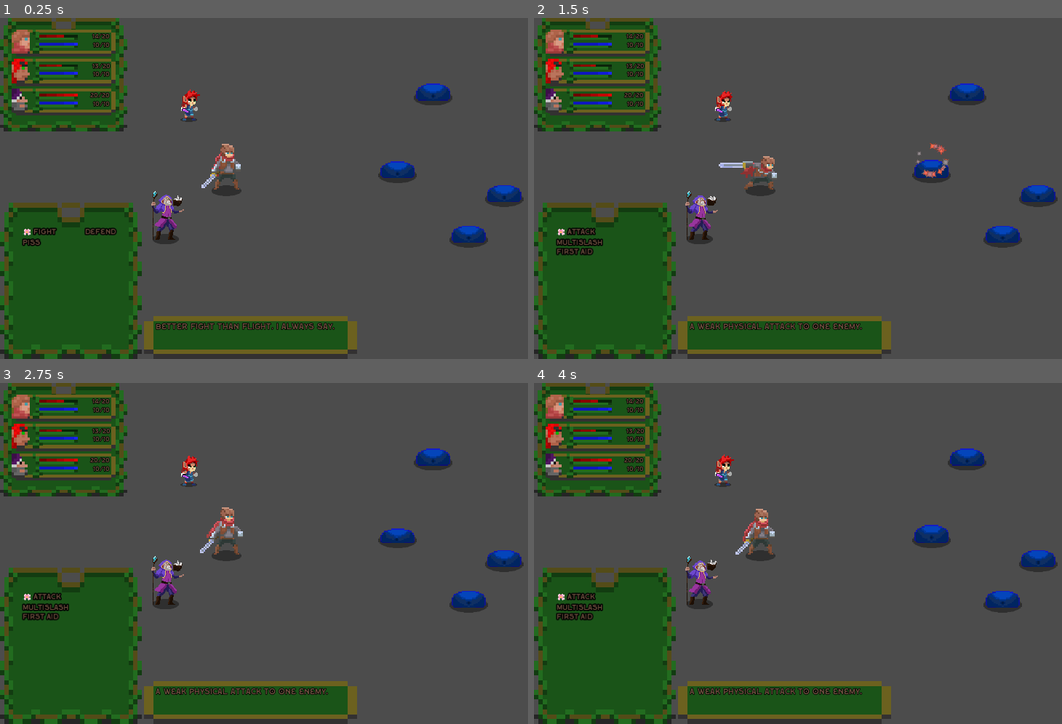
Above: before the commit, frames 1-4 (two rows, left to right).
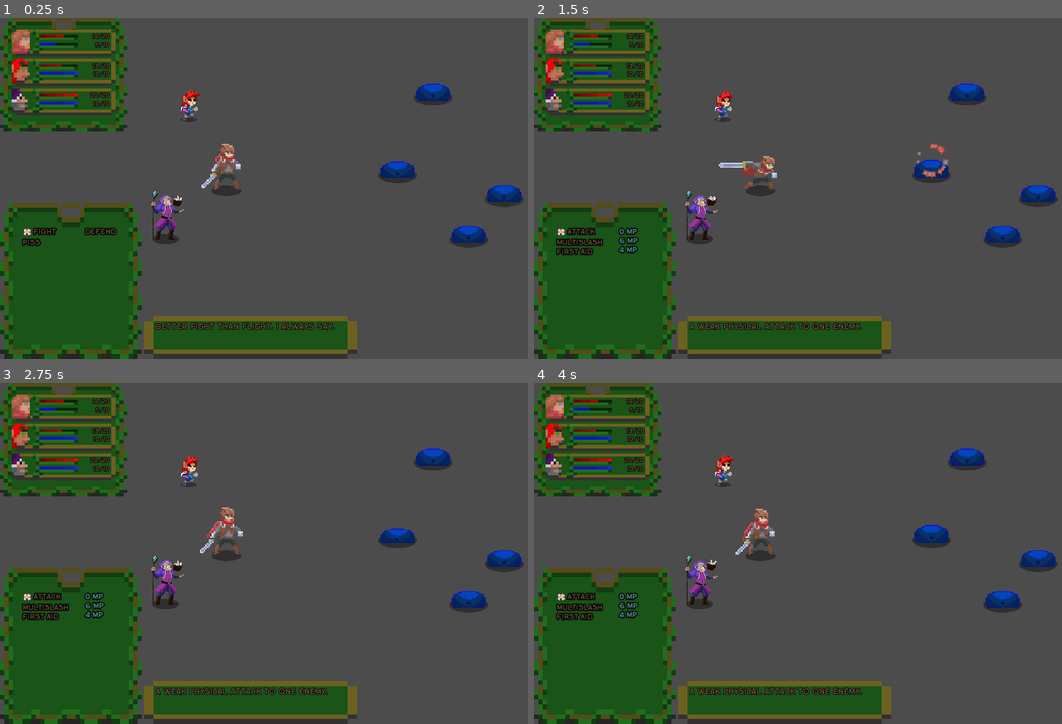
Above: after the commit, the same moments.

Repository: Vodyanik-monkas/Turn-Based-Prototype
Game: Godot game, scene res://Main.tscn
Same seed, same stepped clock (60 frames per second), same inputs: the game is played once before the commit and once after it. The project has no main scene, so this scene is started directly.
Inputs:
- Up to frame 1 (0.25 s): no input
- Up to frame 2 (1.5 s): tap Enter (ui_accept) at 0.5, 0.6, 0.77, 1.07, 1.35 s; hold Right (ui_right) 0.53-1.28 s; hold Down (ui_down) from 1.28 s (still down)
- Up to frame 3 (2.75 s): tap Enter (ui_accept) at 1.52, 1.82, 2.1 s; release Down (ui_down) at 2.03 s; hold Right (ui_right) from 2.03 s (still down)
- Up to frame 4 (4 s): release Right (ui_right) at 2.78 s; hold Up (ui_up) 2.78-3.53 s; tap Enter (ui_accept) at 2.85, 3.02, 3.32, 3.6, 3.77 s; hold Left (ui_left) from 3.53 s (still down)

The runs differ from the first frame. In frame 1, less than 0.1% of the frame differs, in the area x 10-19%, y 7-9%; in frame 2, 0.3%, in the area x 10-20%, y 7-70%; in frame 3, 0.3%; in frame 4, 0.3%.

Commit message:
Moved StateMachine from HUD into the Main scene

Diff:
--- a/Actors/BaseNode/Skills.gd
+++ b/Actors/BaseNode/Skills.gd
@@ -2,7 +2,7 @@
 
 var option_list = {
 	fight = {
-		"next_state": "OpenSkills",
+		"next_state": "SkillMenu",
 		"tooltip": "Better fight than flight, I always say."
 	},
 	defend = {
--- a/Actors/Enemies/Enemy.gd
+++ b/Actors/Enemies/Enemy.gd
@@ -35,6 +35,7 @@
 
 	if scope == "all":
 		for character in $Party.get_children():
+			print("occuring")
 			character.cursor_active()
 			current_targets.append(character.get_index())
 	elif scope == "single":
--- a/Actors/Player/Noble.tscn
+++ b/Actors/Player/Noble.tscn
@@ -44,6 +44,7 @@
 
 [node name="Stats" parent="." index="0"]
 current_health = 14
+current_mana = 5
 
 [node name="Shadow" parent="." index="2"]
 position = Vector2( -0.556793, 14.143 )
--- a/Main.gd
+++ b/Main.gd
@@ -10,10 +10,20 @@
 
 		$HUD.set_character_panel(i, s, p)
 
-func _on_HUD_new_turn(turn: int) -> void:
-	$HUD.set_combat_dialogue_box($Player.get_skillset().option_list)
+func _on_Player_health_changed(character_index: int, current_health: int, max_health: int) -> void:
+	$HUD.update_character_panel("health", character_index, current_health, max_health)
 
-func _on_HUD_new_menu(menu: String) -> void:
+func _on_Player_mana_changed(character_index: int, current_health: int, max_health: int) -> void:
+	$HUD.update_character_panel("mana", character_index, current_health, max_health)
+
+func _on_StateMachine_change_target(increment) -> void:
+	var skill = $HUD.get_hovered_option()
+	get_node(skill["target"]).target(skill["scope"], increment)
+
+func _on_StateMachine_move_cursor(direction: Vector2) -> void:
+	$HUD.move_cursor(direction.x, direction.y)
+
+func _on_StateMachine_new_menu(menu: String) -> void:
 	get_tree().call_group("options", "queue_free")
 	yield(get_tree(), "idle_frame")
 
@@ -22,24 +32,35 @@
 	if menu == "option":
 		$HUD.set_combat_dialogue_box($Player.get_skillset().option_list, menu)
 
-func _on_HUD_target_select(target: String, scope: String, increment: int) -> void:
-	get_node(target).target(scope, increment)
+func _on_StateMachine_option_selected():
+	var selected_option = $HUD.get_hovered_option()
+	if !selected_option.empty():
+		$StateMachine.change_to(selected_option["next_state"])
 
-func _on_HUD_unselect_all() -> void:
+func _on_StateMachine_unselect_all() -> void:
 	$Player.unselect()
 	$Enemy.unselect()
 
-func _on_HUD_use_skill(skill: Dictionary) -> void:
+func _on_StateMachine_use_skill() -> void:
+	var skill = $HUD.get_hovered_option()
+
+	var attacker
 	var attacker_stats
 	var defenders
 	var targeted_group = get_node(skill["target"])
 
 	if is_player_turn:
-		attacker_stats = $Player.get_stats($Player.active_character)
-		$Player.run_animation($Player.active_character, skill["animation"])
-		$Player.change_mana($Player.active_character, -skill["mana_cost"])
+		attacker = $Player
 	else:
-		attacker_stats = $Enemy.get_stats(0)
+		attacker = $Enemy
+
+	attacker_stats = attacker.get_stats(attacker.active_character)
+	if attacker_stats.current_mana < skill["mana_cost"]:
+		$StateMachine.back()
+		return
+
+	attacker.run_animation(attacker.active_character, skill["animation"])
+	attacker.change_mana(attacker.active_character, -skill["mana_cost"])
 
 	defenders = targeted_group.current_targets
 	for defender in defenders:
@@ -72,12 +93,6 @@
 
 		targeted_group.set_and_run_fx(defender, skill["particle_fx"])
 
-func _on_Player_health_changed(character_index: int, current_health: int, max_health: int) -> void:
-	$HUD.update_character_panel("health", character_index, current_health, max_health)
-
-func _on_Player_mana_changed(character_index: int, current_health: int, max_health: int) -> void:
-	$HUD.update_character_panel("mana", character_index, current_health, max_health)
-
 func calculate_damage(skill: Dictionary, attacking_stat: int, defending_stat: int) -> int:
 	if does_it_hit(skill["accuracy"]):
 		return 0
--- a/Main.tscn
+++ b/Main.tscn
@@ -1,9 +1,10 @@
-[gd_scene load_steps=5 format=2]
+[gd_scene load_steps=6 format=2]
 
 [ext_resource path="res://UI/HUD.tscn" type="PackedScene" id=1]
 [ext_resource path="res://Actors/Player/Player.tscn" type="PackedScene" id=2]
 [ext_resource path="res://Main.gd" type="Script" id=3]
 [ext_resource path="res://Actors/Enemies/Enemy.tscn" type="PackedScene" id=4]
+[ext_resource path="res://StateMachine/MainStateMachine/MainFSM.tscn" type="PackedScene" id=5]
 
 [node name="Main" type="Node"]
 script = ExtResource( 3 )
@@ -14,10 +15,14 @@
 [node name="Enemy" parent="." instance=ExtResource( 4 )]
 
 [node name="HUD" parent="." instance=ExtResource( 1 )]
+
+[node name="StateMachine" parent="." instance=ExtResource( 5 )]
 [connection signal="health_changed" from="Player" to="." method="_on_Player_health_changed"]
 [connection signal="mana_changed" from="Player" to="." method="_on_Player_mana_changed"]
-[connection signal="new_menu" from="HUD" to="." method="_on_HUD_new_menu"]
-[connection signal="new_turn" from="HUD" to="." method="_on_HUD_new_turn"]
-[connection signal="target_select" from="HUD" to="." method="_on_HUD_target_select"]
-[connection signal="unselect_all" from="HUD" to="." method="_on_HUD_unselect_all"]
 [connection signal="use_skill" from="HUD" to="." method="_on_HUD_use_skill"]
+[connection signal="change_target" from="StateMachine" to="." method="_on_StateMachine_change_target"]
+[connection signal="move_cursor" from="StateMachine" to="." method="_on_StateMachine_move_cursor"]
+[connection signal="new_menu" from="StateMachine" to="." method="_on_StateMachine_new_menu"]
+[connection signal="option_selected" from="StateMachine" to="." method="_on_StateMachine_option_selected"]
+[connection signal="unselect_all" from="StateMachine" to="." method="_on_StateMachine_unselect_all"]
+[connection signal="use_skill" from="StateMachine" to="." method="_on_StateMachine_use_skill"]
--- /dev/null
+++ b/StateMachine/MainStateMachine/MainFSM.gd
@@ -0,0 +1,26 @@
+extends StateMachine
+
+signal change_target
+signal move_cursor
+signal new_menu
+signal option_selected
+signal use_skill
+signal unselect_all
+
+func _on_CommitAction_use_skill() -> void:
+	emit_signal("use_skill")
+
+func _on_Menu_State_move_cursor(direction: Vector2) -> void:
+	emit_signal("move_cursor", direction)
+
+func _on_Menu_State_new_menu(menu_name: String) -> void:
+	emit_signal("new_menu", menu_name)
+
+func _on_Menu_State_option_selected() -> void:
+	emit_signal("option_selected")
+
+func _on_SelectTarget_change_target(increment: int = 0) -> void:
+	emit_signal("change_target", increment)
+
+func _on_SelectTarget_unselect_all() -> void:
+	emit_signal("unselect_all")
--- /dev/null
+++ b/StateMachine/MainStateMachine/MainFSM.tscn
@@ -0,0 +1,43 @@
+[gd_scene load_steps=9 format=2]
+
+[ext_resource path="res://StateMachine/MainStateMachine/MainFSM.gd" type="Script" id=1]
+[ext_resource path="res://UI/UIfsm/CommitAction.gd" type="Script" id=2]
+[ext_resource path="res://UI/UIfsm/NextTurn.gd" type="Script" id=3]
+[ext_resource path="res://UI/UIfsm/SkillMenu.gd" type="Script" id=4]
+[ext_resource path="res://UI/UIfsm/SelectTarget.gd" type="Script" id=5]
+[ext_resource path="res://UI/UIfsm/OptionMenu.gd" type="Script" id=6]
+[ext_resource path="res://UI/UIfsm/InventoryMenu.gd" type="Script" id=7]
+[ext_resource path="res://StateMachine/MainStateMachine/StockMenu.gd" type="Script" id=8]
+
+[node name="StateMachine" type="Node"]
+script = ExtResource( 1 )
+
+[node name="OptionMenu" type="Node" parent="."]
+script = ExtResource( 6 )
+
+[node name="SkillMenu" type="Node" parent="."]
+script = ExtResource( 4 )
+
+[node name="InventoryMenu" type="Node" parent="."]
+script = ExtResource( 7 )
+
+[node name="StockMenu" type="Node" parent="."]
+script = ExtResource( 8 )
+
+[node name="SelectTarget" type="Node" parent="."]
+script = ExtResource( 5 )
+
+[node name="CommitAction" type="Node" parent="."]
+script = ExtResource( 2 )
+
+[node name="NextTurn" type="Node" parent="."]
+script = ExtResource( 3 )
+[connection signal="move_cursor" from="OptionMenu" to="." method="_on_Menu_State_move_cursor"]
+[connection signal="new_menu" from="OptionMenu" to="." method="_on_Menu_State_new_menu"]
+[connection signal="option_selected" from="OptionMenu" to="." method="_on_Menu_State_option_selected"]
+[connection signal="move_cursor" from="SkillMenu" to="." method="_on_Menu_State_move_cursor"]
+[connection signal="new_menu" from="SkillMenu" to="." method="_on_Menu_State_new_menu"]
+[connection signal="option_selected" from="SkillMenu" to="." method="_on_Menu_State_option_selected"]
+[connection signal="change_target" from="SelectTarget" to="." method="_on_SelectTarget_change_target"]
+[connection signal="unselect_all" from="SelectTarget" to="." method="_on_SelectTarget_unselect_all"]
+[connection signal="use_skill" from="CommitAction" to="." method="_on_CommitAction_use_skill"]
--- a/UI/UIfsm/OpenInventory.gd
+++ b/StateMachine/MainStateMachine/StockMenu.gd
@@ -3,7 +3,7 @@
 var fsm: StateMachine
 
 func enter():
-	print("Hello from OpenInventory")
+	print("Hello from StockMenu")
 
 func exit(next_state):
 	fsm.change_to(next_state)
--- a/UI/Buttons/Action.gd
+++ b/UI/Buttons/Action.gd
@@ -2,11 +2,14 @@
 
 var id = "name"
 
-func _ready():
+func _ready() -> void:
 	$Label.text = id.capitalize()
 
-func set_cursor_active():
+func set_color(color: Color) -> void:
+	$Label.set("custom_colors/font_color", color)
+
+func set_cursor_active() -> void:
 	$Selected.show()
 
-func set_cursor_inactive():
+func set_cursor_inactive() -> void:
 	$Selected.hide()
--- a/UI/Buttons/Action.tscn
+++ b/UI/Buttons/Action.tscn
@@ -17,8 +17,9 @@
 [node name="Action" type="HBoxContainer" groups=[
 "options",
 ]]
-margin_right = 50.0
+margin_right = 263.0
 margin_bottom = 14.0
+size_flags_horizontal = 3
 theme = SubResource( 2 )
 script = ExtResource( 3 )
 __meta__ = {
--- a/UI/Dialogue Box/NewCombatDialogueBox.gd
+++ b/UI/Dialogue Box/NewCombatDialogueBox.gd
@@ -3,10 +3,13 @@
 signal set_active_option
 
 func initialize_combat_dialogue_box(options_list: Dictionary, menu: String, columns: int):
-	$ToolTipBox/MarginContainer/OptionMenu.initialize_option_menu(options_list, menu, columns)
+	$OptionPanel/Margins/OptionMenu.initialize_option_menu(options_list, menu, columns)
 
 func move_cursor(direction_x: int, direction_y: int):
-	$ToolTipBox/MarginContainer/OptionMenu.move_cursor(direction_x, direction_y)
+	$OptionPanel/Margins/OptionMenu.move_cursor(direction_x, direction_y)
+
+func get_hovered_option() -> Dictionary:
+	return $OptionPanel/Margins/OptionMenu.get_hovered_button_dictionary()
 
 func _on_OptionMenu_active_option(id: Dictionary):
 	emit_signal("set_active_option", id)
--- a/UI/Dialogue Box/NewCombatDialogueBox.tscn
+++ b/UI/Dialogue Box/NewCombatDialogueBox.tscn
@@ -34,7 +34,7 @@
 "_edit_use_anchors_": false
 }
 
-[node name="ToolTipBox" type="NinePatchRect" parent="."]
+[node name="OptionPanel" type="NinePatchRect" parent="."]
 margin_right = 250.0
 margin_bottom = 275.0
 rect_min_size = Vector2( 250, 275 )
@@ -43,7 +43,7 @@
 theme = SubResource( 2 )
 texture = ExtResource( 3 )
 
-[node name="MarginContainer" type="MarginContainer" parent="ToolTipBox"]
+[node name="Margins" type="MarginContainer" parent="OptionPanel"]
 anchor_right = 1.0
 anchor_bottom = 1.0
 custom_constants/margin_right = 40
@@ -54,7 +54,7 @@
 "_edit_use_anchors_": false
 }
 
-[node name="OptionMenu" type="HBoxContainer" parent="ToolTipBox/MarginContainer"]
+[node name="OptionMenu" type="HBoxContainer" parent="OptionPanel/Margins"]
 margin_left = 40.0
 margin_top = 45.0
 margin_right = 210.0
@@ -63,12 +63,12 @@
 script = ExtResource( 6 )
 option_buttons = ExtResource( 5 )
 
-[node name="Column1" type="VBoxContainer" parent="ToolTipBox/MarginContainer/OptionMenu"]
+[node name="Column1" type="VBoxContainer" parent="OptionPanel/Margins/OptionMenu"]
 margin_right = 100.0
 margin_bottom = 190.0
 rect_min_size = Vector2( 100, 0 )
 
-[node name="Column2" type="VBoxContainer" parent="ToolTipBox/MarginContainer/OptionMenu"]
+[node name="Column2" type="VBoxContainer" parent="OptionPanel/Margins/OptionMenu"]
 margin_left = 110.0
 margin_right = 170.0
 margin_bottom = 190.0
@@ -86,7 +86,7 @@
 expand = true
 script = ExtResource( 8 )
 
-[node name="MarginContainer" type="MarginContainer" parent="ToolTip"]
+[node name="Margins" type="MarginContainer" parent="ToolTip"]
 anchor_right = 1.0
 anchor_bottom = 1.0
 custom_constants/margin_right = 18
@@ -97,7 +97,7 @@
 "_edit_use_anchors_": false
 }
 
-[node name="Label" type="RichTextLabel" parent="ToolTip/MarginContainer"]
+[node name="Label" type="RichTextLabel" parent="ToolTip/Margins"]
 margin_left = 20.0
 margin_top = 10.0
 margin_right = 368.0
@@ -109,5 +109,4 @@
 __meta__ = {
 "_edit_use_anchors_": false
 }
-[connection signal="active_option" from="ToolTipBox/MarginContainer/OptionMenu" to="." method="_on_OptionMenu_active_option"]
-[connection signal="set_tooltip" from="ToolTipBox/MarginContainer/OptionMenu" to="." method="_on_OptionMenu_set_tooltip"]
+[connection signal="set_tooltip" from="OptionPanel/Margins/OptionMenu" to="." method="_on_OptionMenu_set_tooltip"]
--- a/UI/Dialogue Box/OptionMenu.gd
+++ b/UI/Dialogue Box/OptionMenu.gd
@@ -1,6 +1,5 @@
 extends HBoxContainer
 
-signal active_option
 signal set_tooltip
 
 export(PackedScene) var option_buttons
@@ -17,23 +16,26 @@
 
 var col_count = 2
 
-func initialize_option_menu(character_options: Dictionary, menu: String, columns: int = 2):
-	options = character_options
-	col_count = columns
-	active_menu = menu
+func initialize_option_menu(
+	character_options: Dictionary,
+	menu: String,
+	columns: int = 2
+	) -> void:
+		options = character_options
+		col_count = columns
+		active_menu = menu
 
-	draw_options()
+		draw_options()
 
-	get_selected_option().set_cursor_active()
-	emit_signal("active_option", options[get_selected_option().id])
-	emit_signal("set_tooltip", get_action_tooltip())
+		get_hovered_button().set_cursor_active()
+		emit_signal("set_tooltip", get_action_tooltip())
 
 # Changes which option is focused on
-func move_cursor(direction_x, direction_y):
+func move_cursor(direction_x, direction_y) -> void:
 	if options.size() == 0:
-		return 1
+		return
 
-	get_selected_option().set_cursor_inactive()
+	get_hovered_button().set_cursor_inactive()
 
 	cursor_positions[active_menu] += Vector2(direction_x, direction_y)
 
@@ -41,13 +43,12 @@
 	cursor_positions[active_menu].x = clamp(cursor_positions[active_menu].x, 0, col_count - 1)
 	cursor_positions[active_menu].y = clamp(cursor_positions[active_menu].y, 0, get_options_in_column())
 
-	emit_signal("active_option", options[get_selected_option().id])
 	emit_signal("set_tooltip", get_action_tooltip())
 
-	get_selected_option().set_cursor_active()
+	get_hovered_button().set_cursor_active()
 
 # Instances options and places them
-func draw_options():
+func draw_options() -> void:
 	var index = 0
 	for option in options:
 		print(option)
@@ -55,21 +56,29 @@
 		action.id = option
 
 		get_child(index % col_count).add_child(action)
+		if col_count == 1:
+			var additional_info = option_buttons.instance()
+			additional_info.id = str(options[option]["mana_cost"]) + "mp"
+			additional_info.set_color(Color(0.37, 0.62, 0.63, 1))
+			get_child(1).add_child(additional_info)
 
 		index += 1
 
-func get_selected_option():
+func get_hovered_button() -> Node:
 	return get_child(cursor_positions[active_menu].x).get_child(cursor_positions[active_menu].y)
 
-func get_options_in_column():
+func get_hovered_button_dictionary() -> Dictionary:
+	return options[get_hovered_button().id]
+
+func get_options_in_column() -> int:
 	return get_child(cursor_positions[active_menu].x).get_child_count() - 1
 
-func reset_cursor_positions():
+func reset_cursor_positions() -> void:
 	cursor_positions = {
 	"item": Vector2(0,0),
 	"option": Vector2(0,0),
 	"skill": Vector2(0,0)
 	}
 
-func get_action_tooltip():
-	return options[get_selected_option().id]["tooltip"]
+func get_action_tooltip() -> String:
+	return options[get_hovered_button().id]["tooltip"]
--- a/UI/Dialogue Box/ToolTip.gd
+++ b/UI/Dialogue Box/ToolTip.gd
@@ -1,4 +1,4 @@
 extends TextureRect
 
 func set_tooltip(tooltip):
-	$MarginContainer/Label.text = tooltip
+	$Margins/Label.text = tooltip
--- a/UI/HUD.gd
+++ b/UI/HUD.gd
@@ -1,40 +1,20 @@
 extends Control
 
-signal new_menu
-signal new_turn
-signal target_select
-signal unselect_all
 signal use_skill
 
 var active_option = []
 
-func _move_cursor(direction_x: int, direction_y: int):
+func move_cursor(direction_x: int, direction_y: int):
 	$MarginContainer/VBoxContainer/CombatDialogueBox.move_cursor(direction_x, direction_y)
-
-func _new_menu(menu):
-	emit_signal("new_menu", menu)
-
-func _on_CombatDialogueBox_set_active_option(option: Dictionary):
-	active_option = option
 
 func _on_CommitAction_use_skill():
 	emit_signal("use_skill", active_option)
 
-func _on_SelectTarget_change_target(increment: int = 0):
-	emit_signal(
-		"target_select",
-		active_option["target"],
-		active_option["scope"],
-		increment)
-
-func _on_SelectTarget_unselect_all():
-	emit_signal("unselect_all")
-
-func _option_selected():
-	$StateMachine.change_to(active_option["next_state"])
-
 func get_character_panel(character_index: int) -> Node:
 	return $MarginContainer/VBoxContainer/NinePatchRect/MarginContainer/VBoxContainer.get_child(character_index)
+
+func get_hovered_option() -> Dictionary:
+	return $MarginContainer/VBoxContainer/CombatDialogueBox.get_hovered_option()
 
 func set_character_panel(index: int, stats: Node, portrait: Texture):
 	var panel = get_character_panel(index)
--- a/UI/HUD.tscn
+++ b/UI/HUD.tscn
@@ -1,16 +1,9 @@
-[gd_scene load_steps=12 format=2]
+[gd_scene load_steps=5 format=2]
 
 [ext_resource path="res://UI/Dialogue Box/NewCombatDialogueBox.tscn" type="PackedScene" id=2]
 [ext_resource path="res://Assets/UI/BigPanel.png" type="Texture" id=3]
 [ext_resource path="res://UI/Panels/CharacterPanel.tscn" type="PackedScene" id=4]
 [ext_resource path="res://UI/HUD.gd" type="Script" id=7]
-[ext_resource path="res://StateMachine/StateMachine.gd" type="Script" id=8]
-[ext_resource path="res://UI/UIfsm/PopulateMenu.gd" type="Script" id=9]
-[ext_resource path="res://UI/UIfsm/OpenSkills.gd" type="Script" id=10]
-[ext_resource path="res://UI/UIfsm/OpenInventory.gd" type="Script" id=11]
-[ext_resource path="res://UI/UIfsm/SelectTarget.gd" type="Script" id=12]
-[ext_resource path="res://UI/UIfsm/CommitAction.gd" type="Script" id=13]
-[ext_resource path="res://UI/UIfsm/NextTurn.gd" type="Script" id=14]
 
 [node name="HUD" type="Control"]
 anchor_right = 1.0
@@ -74,34 +67,4 @@
 margin_top = 325.0
 margin_right = 628.0
 margin_bottom = 600.0
-
-[node name="StateMachine" type="Node" parent="."]
-script = ExtResource( 8 )
-
-[node name="PlayerChoice" type="Node" parent="StateMachine"]
-script = ExtResource( 9 )
-
-[node name="OpenSkills" type="Node" parent="StateMachine"]
-script = ExtResource( 10 )
-
-[node name="OpenInventory" type="Node" parent="StateMachine"]
-script = ExtResource( 11 )
-
-[node name="SelectTarget" type="Node" parent="StateMachine"]
-script = ExtResource( 12 )
-
-[node name="CommitAction" type="Node" parent="StateMachine"]
-script = ExtResource( 13 )
-
-[node name="NextTurn" type="Node" parent="StateMachine"]
-script = ExtResource( 14 )
 [connection signal="set_active_option" from="MarginContainer/VBoxContainer/CombatDialogueBox" to="." method="_on_CombatDialogueBox_set_active_option"]
-[connection signal="move_cursor" from="StateMachine/PlayerChoice" to="." method="_move_cursor"]
-[connection signal="new_menu" from="StateMachine/PlayerChoice" to="." method="_new_menu"]
-[connection signal="option_selected" from="StateMachine/PlayerChoice" to="." method="_option_selected"]
-[connection signal="move_cursor" from="StateMachine/OpenSkills" to="." method="_move_cursor"]
-[connection signal="new_menu" from="StateMachine/OpenSkills" to="." method="_new_menu"]
-[connection signal="option_selected" from="StateMachine/OpenSkills" to="." method="_option_selected"]
-[connection signal="change_target" from="StateMachine/SelectTarget" to="." method="_on_SelectTarget_change_target"]
-[connection signal="unselect_all" from="StateMachine/SelectTarget" to="." method="_on_SelectTarget_unselect_all"]
-[connection signal="use_skill" from="StateMachine/CommitAction" to="." method="_on_CommitAction_use_skill"]
--- /dev/null
+++ b/UI/UIfsm/InventoryMenu.gd
@@ -0,0 +1,9 @@
+extends Node
+
+var fsm: StateMachine
+
+func enter():
+	print("Hello from InventoryMenu")
+
+func exit(next_state):
+	fsm.change_to(next_state)
--- a/UI/UIfsm/OpenSkills.gd
+++ b/UI/UIfsm/OptionMenu.gd
@@ -1,26 +1,26 @@
 extends Node
 
+signal move_cursor
 signal option_selected
-signal move_cursor
 signal new_menu
 
 var fsm: StateMachine
 
 func enter():
-	emit_signal("new_menu", "skill")
+	emit_signal("new_menu", "option")
 
 func exit(next_state):
 	fsm.change_to(next_state)
 
 func unhandled_input(_event):
 	if Input.is_action_just_pressed("ui_up"):
-		emit_signal("move_cursor", 0, -1)
+		emit_signal("move_cursor", Vector2(0, -1))
 	if Input.is_action_just_pressed("ui_down"):
-		emit_signal("move_cursor", 0, 1)
+		emit_signal("move_cursor", Vector2(0, 1))
 	if Input.is_action_just_pressed("ui_left"):
-		emit_signal("move_cursor", -1, 0)
+		emit_signal("move_cursor", Vector2(-1, 0))
 	if Input.is_action_just_pressed("ui_right"):
-		emit_signal("move_cursor", 1, 0)
+		emit_signal("move_cursor", Vector2(1, 0))
 
 	if Input.is_action_just_pressed("ui_accept"):
 		emit_signal("option_selected")
--- a/UI/UIfsm/PopulateMenu.gd
+++ b/UI/UIfsm/SkillMenu.gd
@@ -1,26 +1,26 @@
 extends Node
 
+signal option_selected
 signal move_cursor
-signal option_selected
 signal new_menu
 
 var fsm: StateMachine
 
 func enter():
-	emit_signal("new_menu", "option")
+	emit_signal("new_menu", "skill")
 
 func exit(next_state):
 	fsm.change_to(next_state)
 
 func unhandled_input(_event):
 	if Input.is_action_just_pressed("ui_up"):
-		emit_signal("move_cursor", 0, -1)
+		emit_signal("move_cursor", Vector2(0, -1))
 	if Input.is_action_just_pressed("ui_down"):
-		emit_signal("move_cursor", 0, 1)
+		emit_signal("move_cursor", Vector2(0, 1))
 	if Input.is_action_just_pressed("ui_left"):
-		emit_signal("move_cursor", -1, 0)
+		emit_signal("move_cursor", Vector2(-1, 0))
 	if Input.is_action_just_pressed("ui_right"):
-		emit_signal("move_cursor", 1, 0)
+		emit_signal("move_cursor", Vector2(1, 0))
 
 	if Input.is_action_just_pressed("ui_accept"):
 		emit_signal("option_selected")
